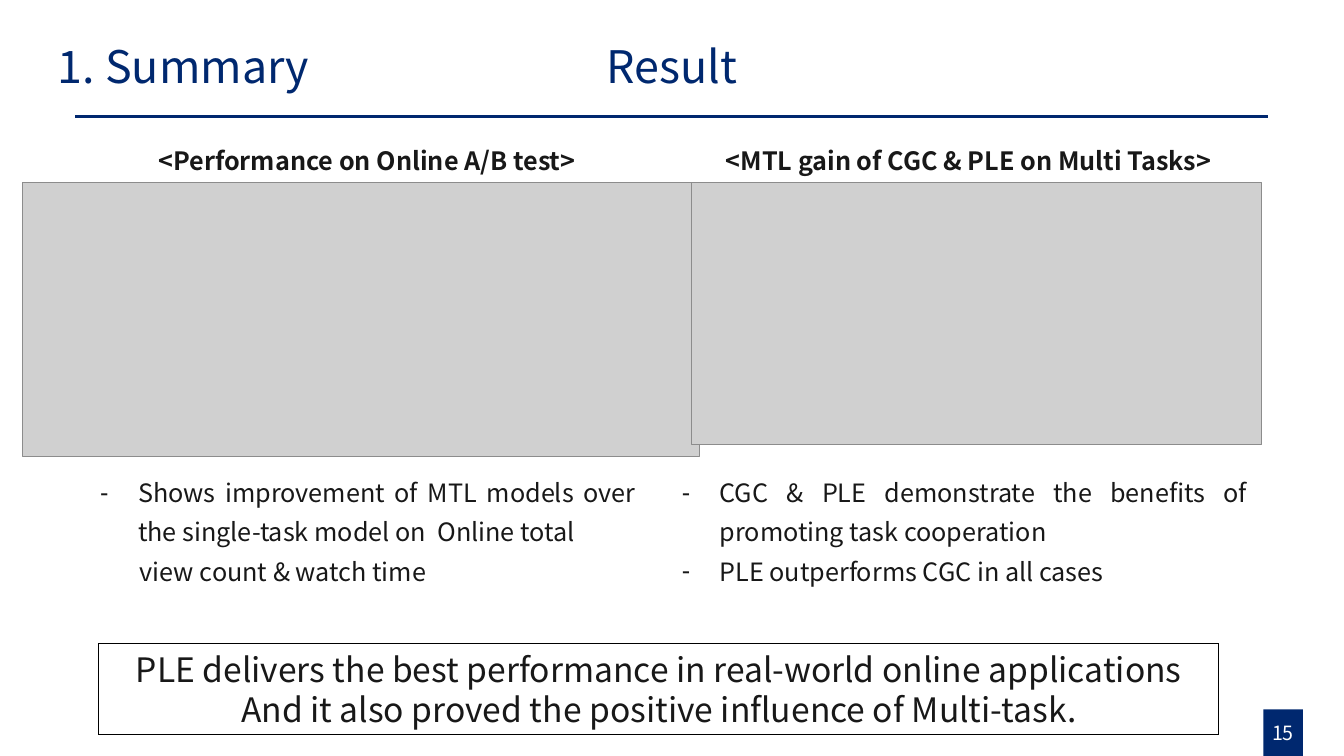
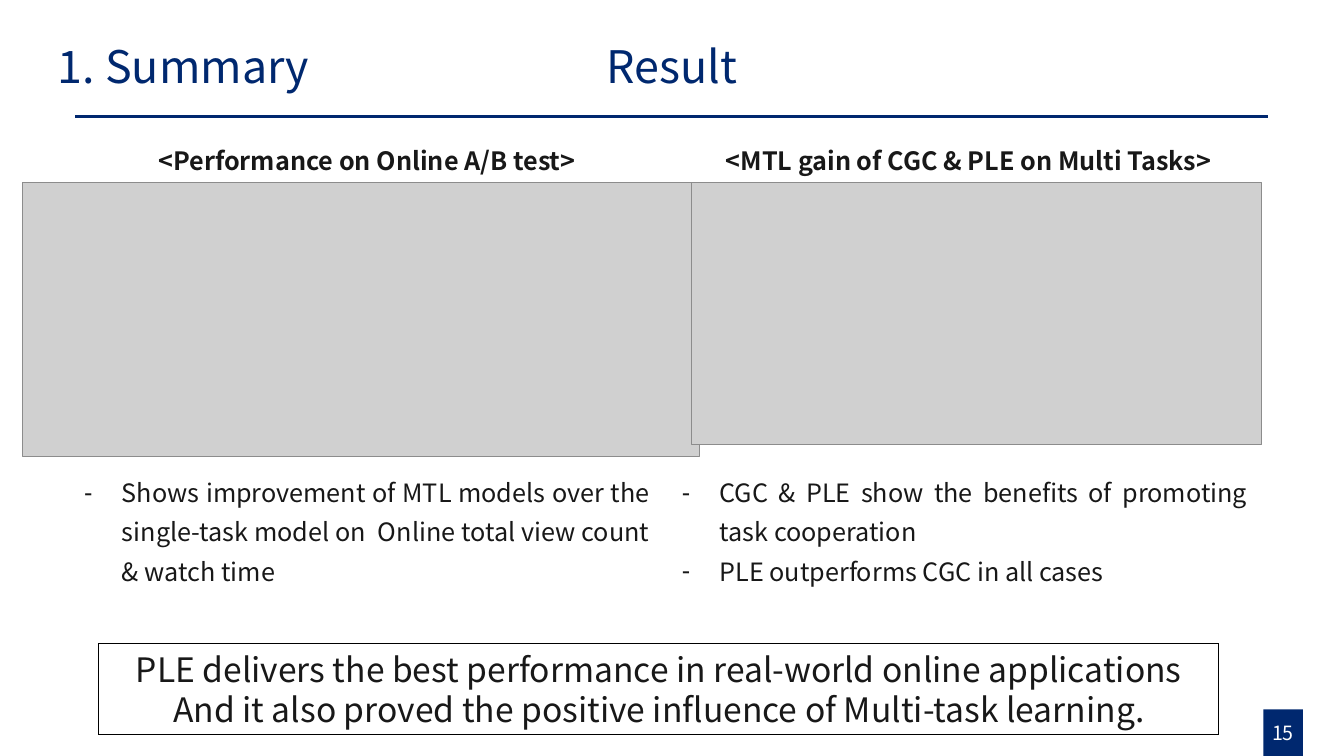
Before and after one commit to gusrn0505/TIL, a slide deck: slide 15 of [PPTPLUG]PP-151/RecSys 발표 준비_강현구.pptx. Drawn at 1344x756 pixels with LibreOffice and Linux fonts; fonts in the diff are those of the drawing; grey boxes stand for pictures. Boxes give left, top, right and bottom in pixels: in the first picture for what was removed or moved away, otherwise in the second. Text is boxed around its words. In the diff, an @@ line names an element or a change of style, - is before the commit and + after.

```diff
--- a/[PPTPLUG]PP-151/RecSys 발표 준비_강현구.pptx
+++ b/[PPTPLUG]PP-151/RecSys 발표 준비_강현구.pptx
@@ text at (122, 481, 650, 582): text changed @@
-– Shows improvement of MTL models over the single-task model on Online total
-view count & watch time
+– Shows improvement of MTL models over the single-task model on Online total view count & watch time
@@ text at (720, 481, 1247, 547): text changed @@
-– CGC & PLE demonstrate the benefits of promoting task cooperation
+– CGC & PLE show the benefits of promoting task cooperation
@@ text in rectangle at (173, 688, 1144, 731): text changed @@
-And it also proved the positive influence of Multi-task.
+And it also proved the positive influence of Multi-task learning.
```
Also in this commit, not shown: 12 other slides changed, 3 other files.
